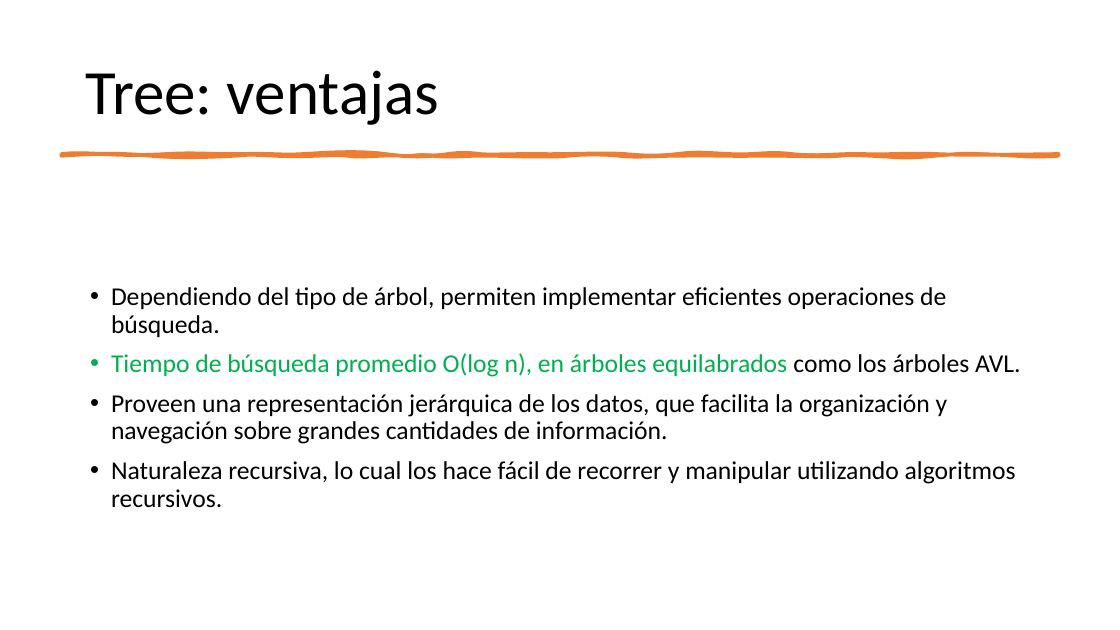
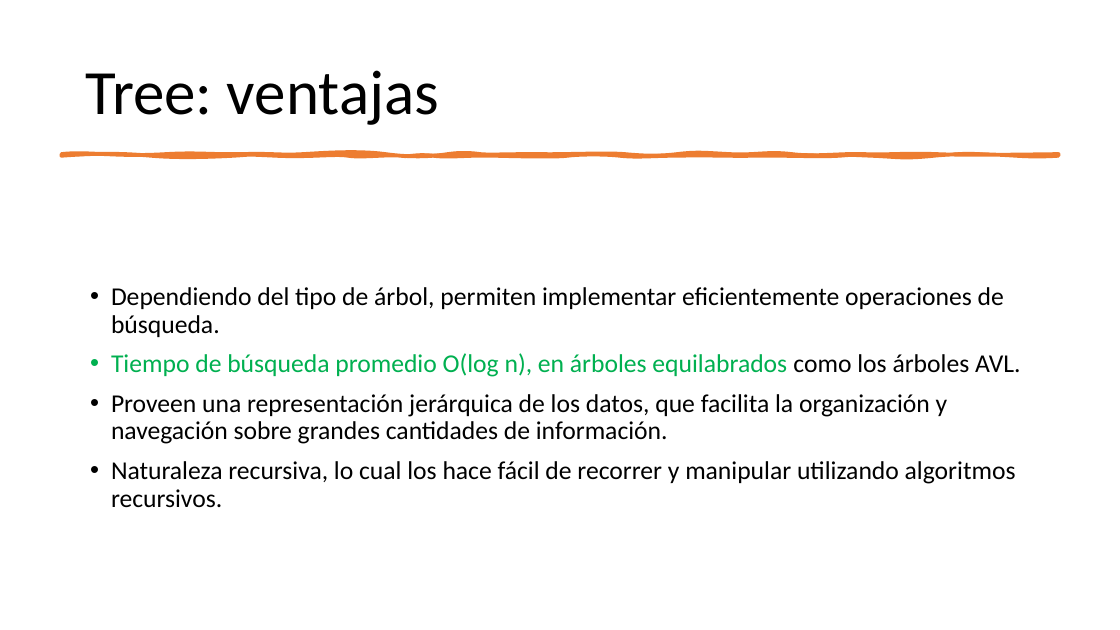
Before and after one commit to ppa-docencia-u/usm-est-datos, a slide deck: slide 75 of presentacion/Estructuras de datos-1.pptx (slide 76 before the commit). Drawn at 1120x630 pixels with LibreOffice and Linux fonts; fonts in the diff are those of the drawing. Boxes give left, top, right and bottom in pixels: in the first picture for what was removed or moved away, otherwise in the second. Text is boxed around its words. In the diff, an @@ line names an element or a change of style, - is before the commit and + after.

```diff
--- a/presentacion/Estructuras de datos-1.pptx
+++ b/presentacion/Estructuras de datos-1.pptx
@@ text at <box>111,287,1004,337</box>: text changed @@
-• Dependiendo del tipo de árbol, permiten implementar eficientes operaciones de búsqueda.
+• Dependiendo del tipo de árbol, permiten implementar eficientemente operaciones de búsqueda.
```
Also in this commit, not shown: 5 other slides changed, 9 slides added, 1 slide removed, 5 other files.
